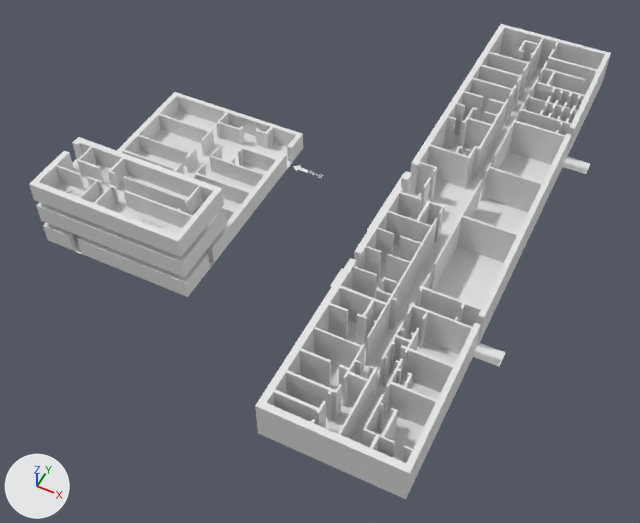
One commit to the Blender file Assets/Korpus/KorpusPrefab/3Korpus.blend: the scene before it, then after it.
Both versions are drawn from a camera (50 mm lens) standing at (75.6, -81.3, 93.0) and looking at (36.5, -3.3, -4.6). Lighting does not change. The marker at lower left points along +X, +Y and +Z. Text is drawn in Blender's own font.
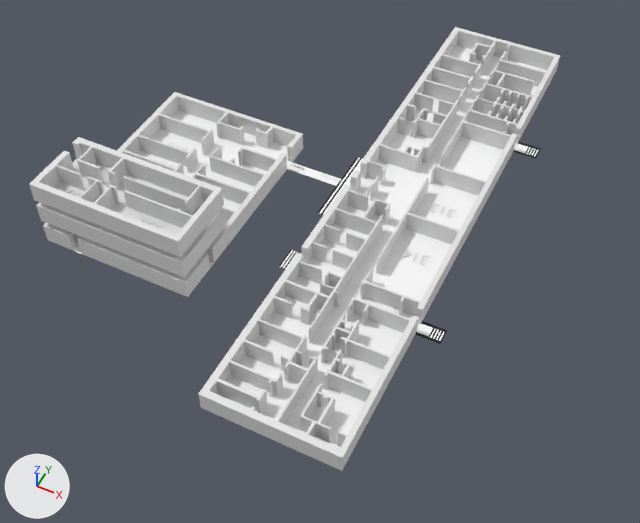
Pixel boxes [x1, y1, x2, y2] of what changed, in the pictures (640 x 523 px):
'Plane.007', mesh rescaled, moved (7% shorter)
    before: [255, 24, 611, 499]
    after: [198, 27, 560, 471]
'Plane', reshaped
    before: [72, 111, 292, 268]
    after: [72, 45, 547, 465]
'Plane.006', deleted
    before: [326, 68, 590, 461]
'Text.020', added
    after: [402, 249, 429, 265]
'Text.021', added
    after: [430, 203, 456, 217]
'Plane.003', deleted
    before: [293, 165, 309, 172]
'Text.019', added
    after: [318, 174, 341, 181]

Diff of the bpy script that builds the scene:
```diff
--- a/Assets/Korpus/KorpusPrefab/3Korpus.blend.py
+++ b/Assets/Korpus/KorpusPrefab/3Korpus.blend.py
@@ mat_black @@
+mat_black = principled_material('Black')
+mat_black.base_color = (0.0, 0.0, 0.0)  # black #000000
@@ mat_while @@
+mat_while = principled_material('While')
+mat_while.base_color = (1.0, 1.0, 1.0)  # white #ffffff
@@ me_plane @@
 # used by ob_plane; location = (1.9, -1.3, 0.0); scale = (11.4, 11.4, 1.0)
-me_plane.from_pydata(...)  # 4 vertices, 1 face; spans x -0.03..2.04, y -1.71..1.28, z 0.0
+me_plane.from_pydata(...)  # 154 vertices, 100 faces; spans x -0.03..5.0, y -2.95..4.62, z 0.0
+# me_plane part 1
+# 1 face is deleted
+# 80 vertices are added at x -0.03..5.0, y -2.95..4.62, z 0.0
+# 36 new vertices lie (0.0, 0.04, 0.0) away from vertices in x 2.99..5.0, y -1.01..2.52, z 0.0
+# 12 new vertices lie (0.0, 0.15, 0.0) away from vertices in x 2.99..5.0, y 2.56, z 0.0
+# 12 new vertices lie (0.0, 0.05, 0.0) away from vertices in x 2.99..5.0, y 2.71, z 0.0
+# 10 new vertices lie (0.0, 0.31, 0.0) away from vertices in x 2.78..4.67, y -0.79, z 0.0
+# 36 new faces join them, mat_while (white #ffffff)
+# 64 new faces join them, mat_black (black #000000)
+me_plane.materials.append(mat_while)  # white #ffffff
+me_plane.materials.append(mat_black)  # black #000000
@@ me_plane_007 @@
 me_plane_007.from_pydata(...)  # 1580 vertices, 1572 faces; spans x -1.0..27.8, y -5.4..1.0, z 0.0..2.0
 # used by ob_plane_007; location = (60.2, 48.4, 0.0); rotation_euler = (0.0, 0.0, -1.571), in degrees (0, 0, -90); scale = (3.0, 3.0, 3.0)
+# me_plane_007 part 2: the whole mesh is scaled about the mesh origin by (1, 1, 0.5)
@@ txt_text_021 @@
+txt_text_021 = bpy.data.curves.new('Text.021', 'FONT')
+txt_text_021.body = '313'
+txt_text_021.align_x = 'CENTER'
+txt_text_021.align_y = 'CENTER'
@@ txt_text_020 @@
+txt_text_020 = bpy.data.curves.new('Text.020', 'FONT')
+txt_text_020.body = '314'
+txt_text_020.align_x = 'CENTER'
+txt_text_020.align_y = 'CENTER'
@@ txt_text_019 @@
+txt_text_019 = bpy.data.curves.new('Text.019', 'FONT')
+txt_text_019.body = 'Общежитие'
+txt_text_019.align_x = 'CENTER'
+txt_text_019.align_y = 'CENTER'
@@ ob_plane_003 @@
-ob_plane_003 = bpy.data.objects.new('Plane.003', me_plane_003)
-ob_plane_003.location = (27.0, 8.9, 0.0)
-ob_plane_003.scale = (0.633, 0.633, 0.633)
@@ ob_plane_006 @@
-ob_plane_006 = bpy.data.objects.new('Plane.006', me_plane_006)
-ob_plane_006.location = (57.2, 4.6, 0.0)
-ob_plane_006.rotation_euler = (0.0, 0.0, -1.571)  # degrees (0, 0, -90)
-ob_plane_006.scale = (3.0, 3.0, 3.0)
@@ ob_plane_007 @@
 ob_plane_007 = bpy.data.objects.new('Plane.007', me_plane_007)
-ob_plane_007.location = (60.2, 48.4, 0.0)
+ob_plane_007.location = (52.2, 48.4, 0.0)
 ob_plane_007.rotation_euler = (0.0, 0.0, -1.571)  # degrees (0, 0, -90)
@@ ob_text_021 @@
+ob_text_021 = bpy.data.objects.new('Text.021', txt_text_021)
+ob_text_021.location = (50.1, 10.2, 0.2)
+ob_text_021.rotation_euler = (0.0, 0.0, 3.142)  # degrees (0, 0, 180)
+ob_text_021.scale = (2.6, 2.6, 2.6)
@@ ob_text_020 @@
+ob_text_020 = bpy.data.objects.new('Text.020', txt_text_020)
+ob_text_020.location = (50.1, -0.2, 0.2)
+ob_text_020.rotation_euler = (0.0, 0.0, 3.142)  # degrees (0, 0, 180)
+ob_text_020.scale = (2.6, 2.6, 2.6)
@@ ob_text_019 @@
+ob_text_019 = bpy.data.objects.new('Text.019', txt_text_019)
+ob_text_019.location = (32.1, 8.8, 0.3)
+ob_text_019.rotation_euler = (0.0, 0.0, 9.425)  # degrees (0, 0, 180)
+ob_text_019.scale = (0.677, 0.677, 0.677)
```
